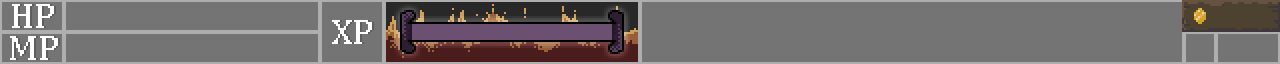
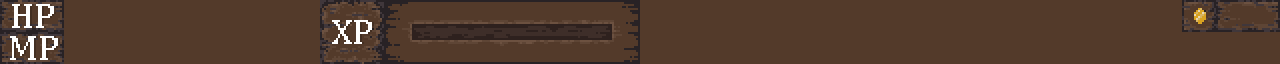
Revision of a layered 1280px x 64px image; what changed, layer by layer:
hid "Layer 1", opacity 100% → 12% over [402, 12, 622, 52]
painted on "Layer 2" over [0, 0, 1280, 64]
hid "Background" over [0, 0, 1280, 64]
